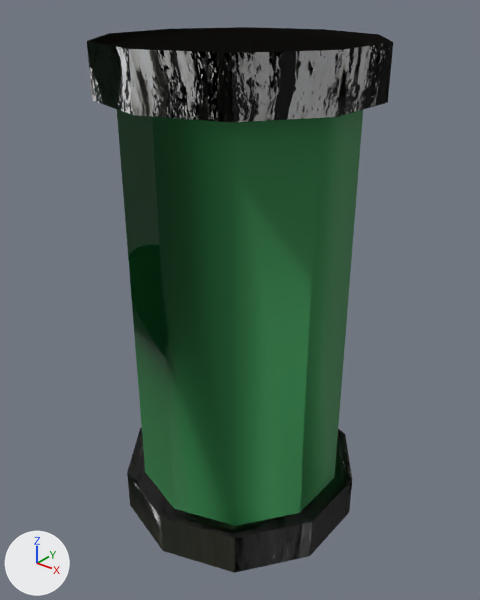
One commit to the FBX model Rising Tide/Assets/Art/Models/FinalVLab/wholeTesttube.fbx: the scene before it, then after it.
One viewpoint serves both versions: a 50 mm camera at (27.3, 59.5, 22.6) aimed at (11.2, 79.6, 10.1). Arrows for +X, +Y and +Z are at lower left; the lights stay in place. Where no turn or scale is listed for an object, it has been applied to the vertices.

The first picture shows 'lab.001'.
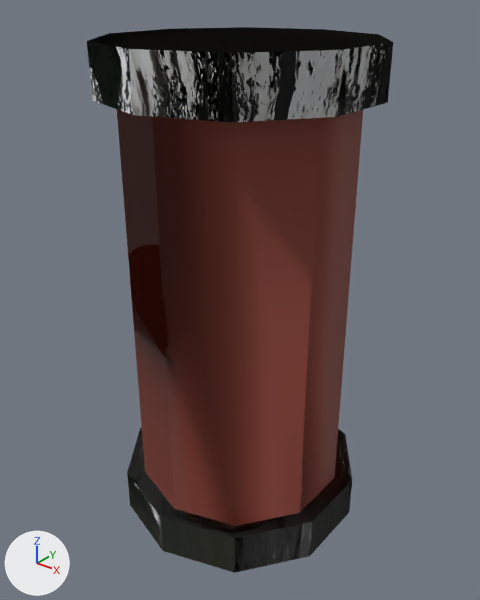
The newer file is also turned or shifted as a whole; pictures and numbers use the older file's frame.

Pixel boxes [x1, y1, x2, y2] of what changed, in the pictures (480 x 600 px):
'lab.001', recoloured: [116, 108, 365, 530] in both

The change, as a list of edits to the scene's bpy script:
```text
Change mat_cracked_glass_002:
    mat_cracked_glass_002.base_color: (0.0152, 0.179, 0.0458) -> (0.179, 0.0281, 0.0154)  # dark green #21753c -> dark red #752f21
```
